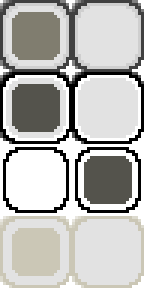
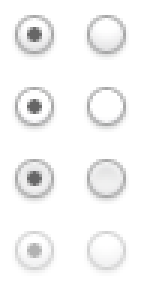
Layer changes from the first (144, 288) image to the second:
removed layer "•" over (12, 12, 132, 276)
moved "disabled" above "normal copy", painted on it over (0, 216, 144, 288)
renamed "hover" to "normal copy", moved it above "normal", painted on it over (0, 72, 144, 144)
painted on "normal" over (0, 0, 144, 72)
renamed "active" to "pressed", painted on it over (3, 147, 141, 213)
